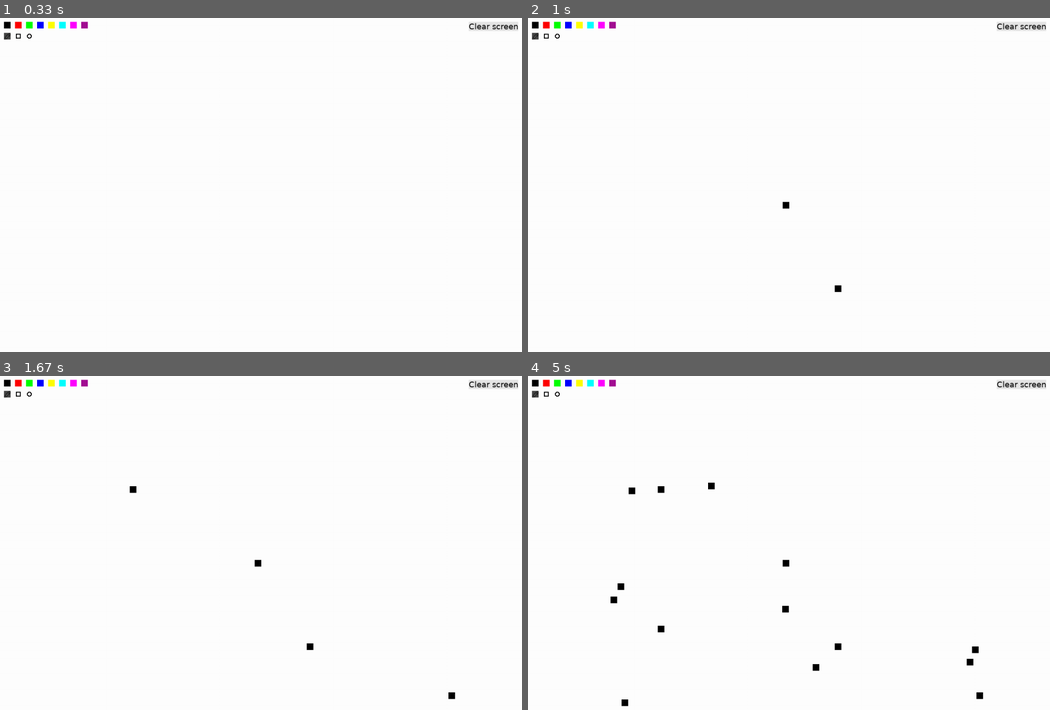
Above: before the commit, frames 1-4 (two rows, left to right).
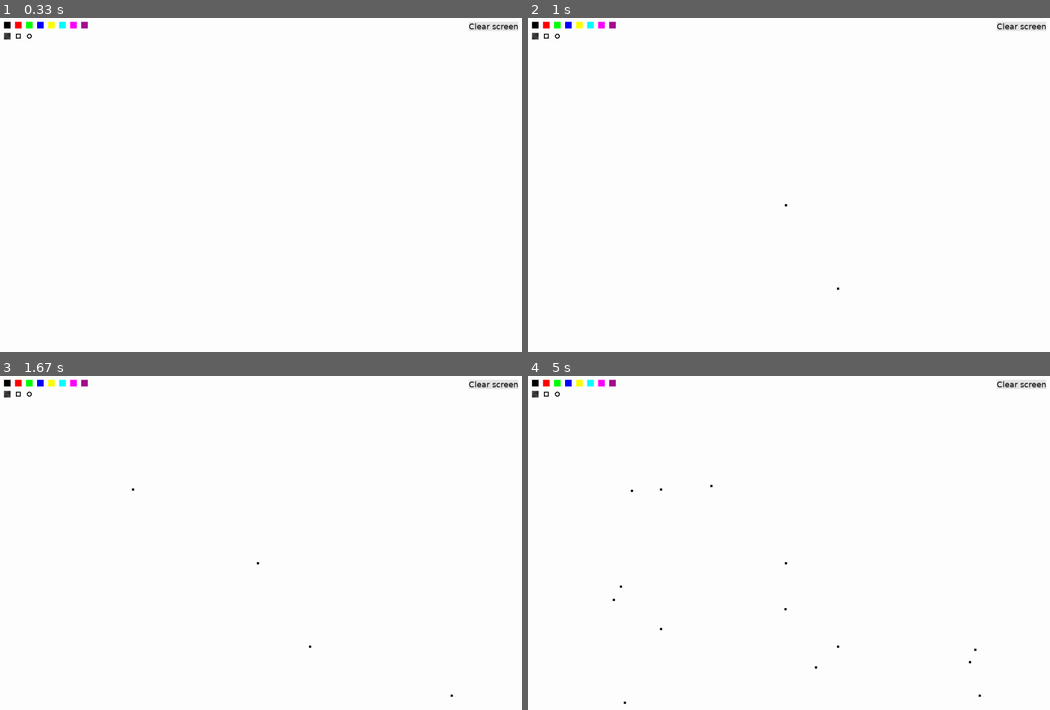
Above: after the commit, the same moments.

Repository: simplycode07/Paint-app-with-pygame
Game: pygame game, started from main.py
Two runs of this game, one before a commit and one after it. Both use one fixed random seed, a clock stepped at 60 frames per second and the inputs below.
Inputs (mouse positions are in pixels of both pictures, inside the frame that each line leads up to):
- Up to frame 1 (0.33 s): no input
- Up to frame 2 (1 s): click (783, 205) at 0.38 s; click (835, 288) at 0.72 s
- Up to frame 3 (1.67 s): click (448, 696) at 1.05 s; click (130, 489) at 1.38 s
- Up to frame 4 (5 s): click (783, 609) at 1.72 s; click (710, 486) at 2.05 s; click (971, 663) at 2.38 s; click (611, 599) at 2.72 s; click (632, 489) at 3.05 s; click (658, 629) at 3.38 s; click (976, 649) at 3.72 s; click (621, 703) at 4.05 s; click (621, 586) at 4.38 s; click (815, 666) at 4.72 s

Frame 1 is identical in both runs. In frame 2, less than 0.1% of the frame differs, in the area x 48-61%, y 55-83%; in frame 3, 0.1%; in frame 4, 0.4%, in the area x 15-88%, y 31-99%.

Commit message:
changed default and minimum size

Diff:
--- a/main.py
+++ b/main.py
@@ -8,8 +8,7 @@
 pygame.display.set_caption("brr")
 clock = pygame.time.Clock()
 
-# tools = [canvas.Pen(colors["black"], settings.default_size), canvas.Square(colors["black"], settings.default_size)]
-tool_manager = canvas.ToolManager(colors["black"], 15)
+tool_manager = canvas.ToolManager(colors["black"], settings.default_size)
 tool_manager.tool_id = 0
 
 ui = UI(tool_manager)
--- a/src/settings.py
+++ b/src/settings.py
@@ -12,7 +12,7 @@
 
 
 # Drawing
-default_size = 15
-min_size = 5
+default_size = 5
+min_size = 1
 max_size = 50
 size_step = 1
